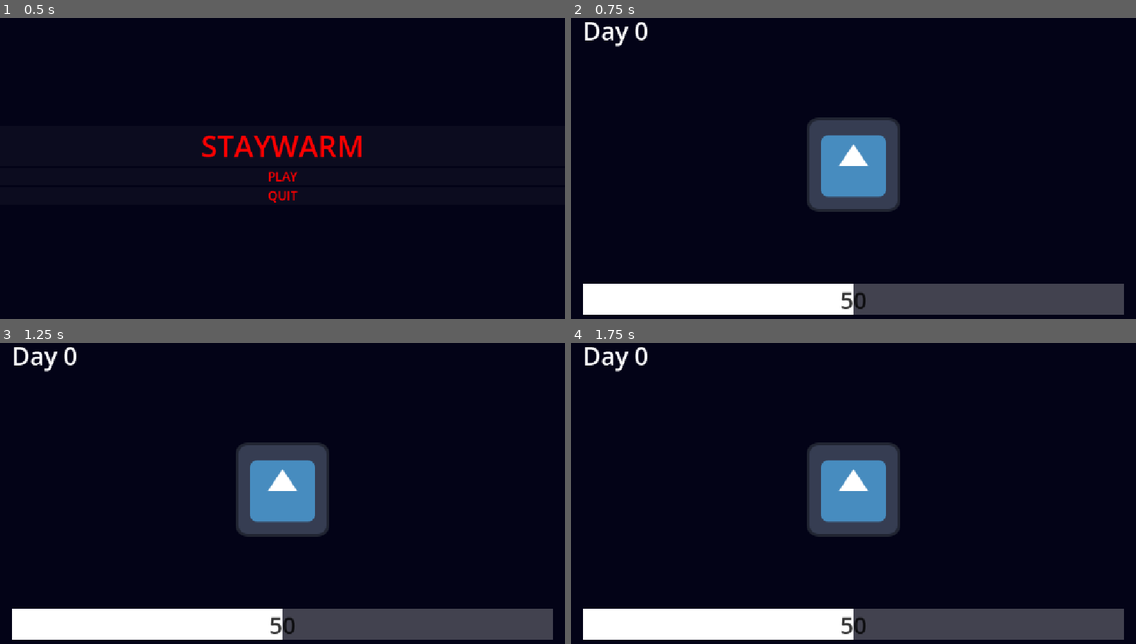
Above: before the commit, frames 1-4 (two rows, left to right).
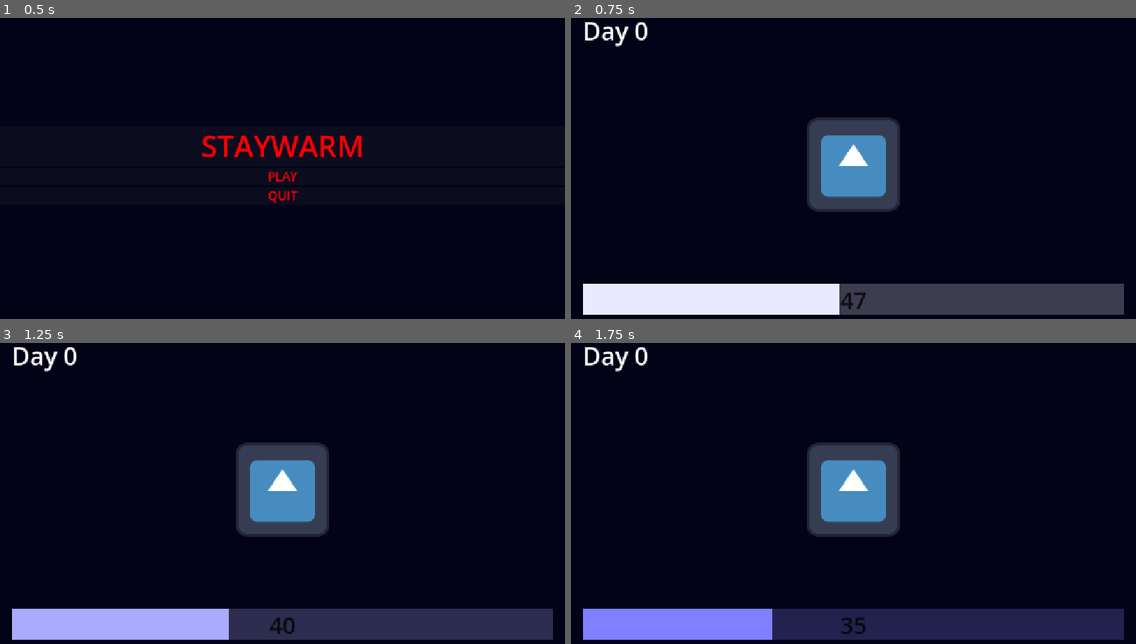
Above: after the commit, the same moments.

Repository: antholol/godot-wild-jam-99
Game: Godot game, scene res://scenes/menu.tscn
Same seed, same stepped clock (60 frames per second), same inputs: the game is played once before the commit and once after it. The engine's default icon, where the game draws it, is replaced by a stand-in: a white triangle on a blue panel in a dark square.
Inputs (mouse positions are in pixels of both pictures, inside the frame that each line leads up to):
- Up to frame 1 (0.5 s): no input
- Up to frame 2 (0.75 s): click "PLAY" at 0.5 s
- Up to frame 3 (1.25 s): no input
- Up to frame 4 (1.75 s): move the mouse to (977, 472) at 1.27 s

Frame 1 is identical in both runs. In frame 2, 0.3% of the frame differs, in the area x 47-53%, y 88-99%; in frame 3, 4.9%; in frame 4, 9.8%, in the area x 2-98%, y 88-99%.

Commit message:
added a load of things and ive hit a brick wall so nos da gng
- heat calc --> but ig shits not working bruh*
- finished implementing time

* made it on start just add -0.25 to the heat each 10 seconds but it looks like it just updates the heat to show: what would happen if -0.25 ran every second, and update the val each 10 seconds...

Diff:
--- a/project_time_tracker.json
+++ b/project_time_tracker.json
@@ -1,8 +1,9 @@
 {
-  "2D": 999.625,
+  "2D": 1037.249,
   "3D": 2.151,
+  "AFK": 55.862,
   "Asset Store": 60.051,
   "Documentation": 489.292000000007,
-  "Game": 1098.816,
-  "Script": 3483.7
+  "Game": 1412.795,
+  "Script": 5736.182
 }
--- a/scenes/main_game.gd
+++ b/scenes/main_game.gd
@@ -2,6 +2,8 @@
 @onready var daysPassedLabel: Label = $CanvasLayer/ColorRect/VBoxContainer/daysPassedLabel
 @onready var heat_bar: ProgressBar = $"CanvasLayer/Heat Bar"
 @onready var heat_val_label: Label = $"CanvasLayer/Heat Bar/heatValLabel"
+@onready var cat: Sprite2D = $CanvasLayer/BoxContainer/cat
+
 @export var myGradient: Gradient
 
 var gameTimeInSeconds: int = 0
@@ -11,25 +13,32 @@
 	Global.heat = 50.00
 	Global.daysPassed = 0
 	Global.startTime = Time.get_ticks_msec()
+	Global.aggregateHeatLoss = -0.25
 
 func _physics_process(delta: float) -> void:
 	Global.currentTime = Time.get_ticks_msec()
 	gameTimeInSeconds = timePassed(Global.startTime,Global.currentTime)
 
+	if ((gameTimeInSeconds % 10) == 0) == true:
+		updateHeat()
+	#end if
+
+
 func _process(delta: float) -> void:
-	Global.daysPassed = gameTimeInSeconds / (5 * 60)
+	Global.daysPassed = gameTimeInSeconds / (320) #therefore each day lasts 16/3 minutes
 	dayCounter(Global.daysPassed)
-	changeHeat(Global.heat)
-	print(gameTimeInSeconds)
+	changeHeatBarVal(Global.heat)
+	print(Global.aggregateHeatLoss)
 
 func _input(event: InputEvent) -> void:
 	if event.is_action_pressed("ESC"):
 		get_tree().change_scene_to_file("res://scenes/menu.tscn")
 
-func changeHeat(heat: float) -> void:
+func changeHeatBarVal(heat: float) -> void:
 	heat_val_label.text = str(int(heat))
 	heat_bar.value = heat
 	heat_bar.modulate = myGradient.sample(1 * 0.01 * heat)
+
 	#heat_bar.modulate = Color((1 * 0.01 * heat),0,(1 * 0.01 * (100 - heat)),1)
 
 func timePassed(startTime: int, currentTime: int) -> int:
@@ -37,3 +46,9 @@
 
 func dayCounter(daysPassed: int) -> void:
 	daysPassedLabel.text = "Day " + str(daysPassed)
+
+func heatCalc(addToHeat: float) -> void: # addToHeat means how much to add i mean ig
+	Global.aggregateHeatLoss += addToHeat
+
+func updateHeat() -> void:
+	Global.heat = Global.heat + Global.aggregateHeatLoss
--- a/scripts/global.gd
+++ b/scripts/global.gd
@@ -4,3 +4,4 @@
 var startTime: int = 0
 var currentTime: int = 0
 var timePassed: int = 0
+var aggregateHeatLoss: float = 0.00
